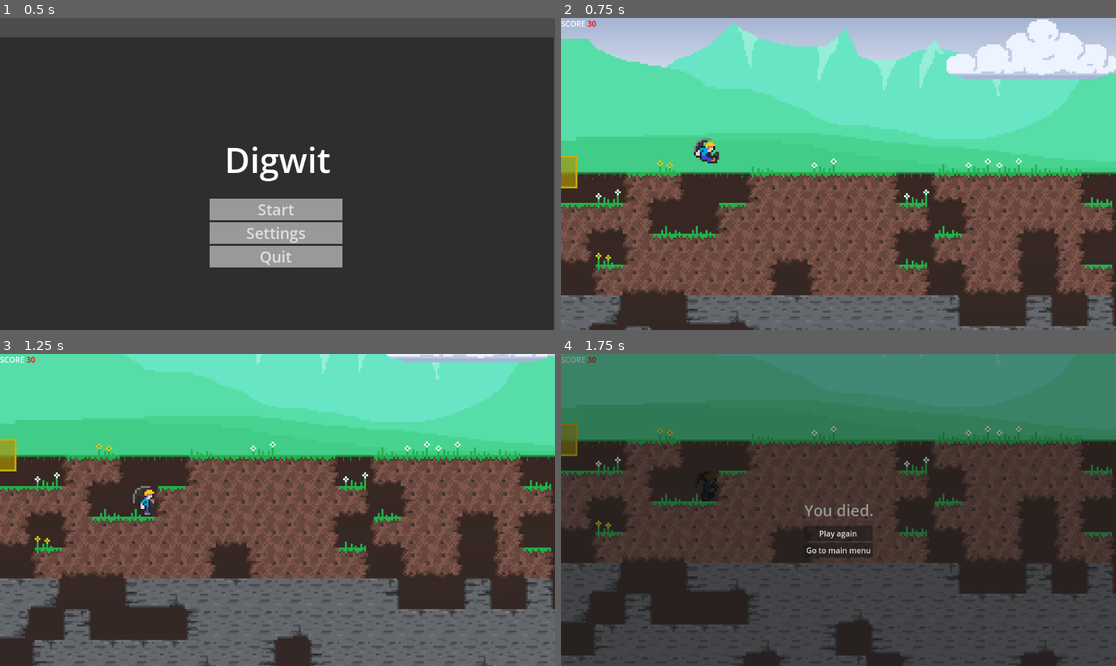
Above: before the commit, frames 1-4 (two rows, left to right).
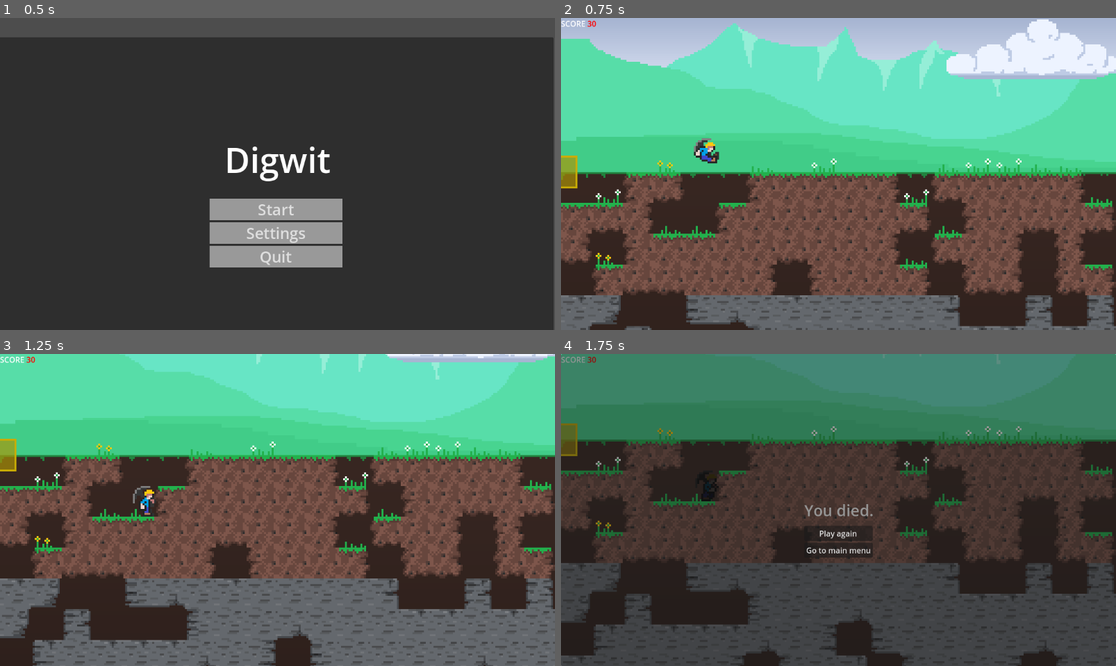
Above: after the commit, the same moments.

Repository: d-v-b/ld58
Game: Godot game, scene res://scenes/main_menu.tscn
The game is run twice, just before and just after one commit, with the same random seed, the same clock (stepped at 60 frames per second) and the same inputs.
Inputs (mouse positions are in pixels of both pictures, inside the frame that each line leads up to):
- Up to frame 1 (0.5 s): no input
- Up to frame 2 (0.75 s): click "Start" at 0.5 s
- Up to frame 3 (1.25 s): no input
- Up to frame 4 (1.75 s): move the mouse to (577, 363) at 1.27 s; hold D (move_right) from 1.28 s (still down); tap X (action_die) at 1.35 s; tap Space (action_jump) at 1.52 s

Frame 1 is identical in both runs. In frame 2, 0.1% of the frame differs, in the area x 0-100%, y 49-52%; in frame 3, 0.1%; in frame 4, less than 0.1%.

Commit message:
improvements

Diff:
--- /dev/null
+++ b/Collector/scenes/mining_block.tscn
@@ -0,0 +1,25 @@
+[gd_scene load_steps=2 format=3 uid="uid://blqt40wno0317"]
+
+[ext_resource type="Script" uid="uid://dtq5gci0j3xnb" path="res://scripts/mining_block.gd" id="1_hy1y5"]
+
+[node name="MiningBlock" type="RigidBody2D"]
+input_pickable = true
+gravity_scale = 0.0
+contact_monitor = true
+max_contacts_reported = 20
+script = ExtResource("1_hy1y5")
+
+[node name="Polygon2D" type="Polygon2D" parent="."]
+color = Color(0.36078432, 0.23921569, 1, 1)
+polygon = PackedVector2Array(-32, 32, 32, 32, 32, -32, -32, -32)
+
+[node name="Overlay" type="Line2D" parent="."]
+visible = false
+points = PackedVector2Array(32, 32, -32, 32, -32, -32, 32, -32)
+closed = true
+width = 4.0
+default_color = Color(0.41960785, 0.8901961, 0.63529414, 1)
+
+[connection signal="destroy" from="." to="." method="_on_destroy"]
+[connection signal="input_event" from="." to="." method="_on_input_event"]
+[connection signal="mine" from="." to="." method="_on_mine"]
--- a/Collector/scripts/world_tile.gd
+++ b/Collector/scripts/world_tile.gd
@@ -22,7 +22,6 @@
 				if rand_value2 == 10:
 					_cell.is_bomb = true
 				_cell.build()
-
 
 
 			_cell.position = Vector2i(x, y)
Binary file changed: Collector/assets/underground_background.png
